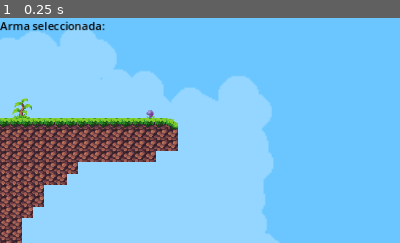
Above: before the commit, frame 1.
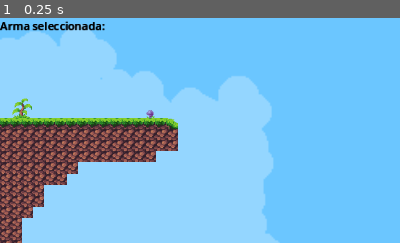
Above: after the commit, the same moment.

Repository: Francisco-Galea/Wild-Ones
Game: Godot game, scene res://Director/GameManager/GameManager.tscn
The game is run twice, just before and just after one commit, with the same random seed, the same clock (stepped at 60 frames per second) and the same inputs. This scene is started directly instead of the project's main scene. Sound files missing from this copy of the repository are replaced by a short silence.
Inputs:
- Up to frame 1 (0.25 s): no input
The pictures show only the part of the screen within x 0-50%, y 0-50%; the shares and areas given below are measured in that part.

The runs differ from the first frame. In frame 1, 0.6% of the frame differs, in the area x 0-27%, y 1-6%.
Error before the commit: Out of bounds get index '0' (on base: 'Array[CharacterBody2D]') (res://Director/GameManager/GameManager.gd:28)
Error after the commit: Out of bounds get index '0' (on base: 'Array[CharacterBody2D]') (res://Director/TurnManager/TurnManager.gd:89)

Commit message:
Separated GameManager and TurnManager

Diff:
--- a/Director/GameManager/GameManager.gd
+++ b/Director/GameManager/GameManager.gd
@@ -5,33 +5,41 @@
 @export var world_scene: PackedScene = preload("res://World/World.tscn")
 @export var drop_manager_scene: PackedScene = preload("res://Director/DropManager/DropManager.tscn")
 @export var game_hud_scene: PackedScene = preload("res://HUD/GameHUD/GameHUD.tscn")
-@onready var turn_timer: Timer = $TurnTimer
-@onready var grace_period_timer: Timer = $GracePeriodTimer
-@onready var turn_transition_timer: Timer = $TurnTransitionTimer
+@export var turn_manager_scene: PackedScene = preload("res://Director/TurnManager/TurnManager.tscn")
+
 var player_count: int
 var players: Array[CharacterBody2D] = []
-var current_player_index: int = 0
 var world_instance: Node
 var spawn_manager: SpawnManager
 var drop_manager: Node2D
 var game_hud: GameHud
+var turn_manager: TurnManager
 
 func _ready():
 	create_world()
 	create_players()
-	initialize_turn_system()
+	setup_turn_manager()
 	setup_drop_manager()
 	setup_game_hud()
 
 func setup_game_hud():
 	game_hud = game_hud_scene.instantiate()
-	var current_player = players[current_player_index]
 	add_child(game_hud)
-	game_hud.update_hud(current_player.name, turn_timer.wait_time, current_player.get_current_weapon())
+	update_hud()
 
 func setup_drop_manager():
 	drop_manager = drop_manager_scene.instantiate()
 	add_child(drop_manager)
+
+func setup_turn_manager():
+	turn_manager = turn_manager_scene.instantiate()
+	add_child(turn_manager)
+	turn_manager.initialize(players)
+	turn_manager.connect("turn_started", _on_turn_started)
+	turn_manager.connect("turn_ended", _on_turn_ended)
+	turn_manager.connect("game_ended", _on_game_ended)
+	for player in players:
+		player.set_turn_manager(turn_manager)
 
 func set_player_count(count: int):
 	player_count = count
@@ -51,81 +59,18 @@
 	add_child(world_instance)
 	spawn_manager = world_instance.get_node("SpawnPoints") as SpawnManager
 
-func initialize_turn_system():
-	start_turn()
+func _process(delta: float):
+	update_hud()
 
-func start_turn():
-	if players.size() <= 1:
-		end_game()
-		return
-	stop_all_timers()
-	while current_player_index < players.size() and players[current_player_index].is_dead:
-		current_player_index = (current_player_index + 1) % players.size()
-	if current_player_index < players.size() and !players[current_player_index].is_dead:
-		print("Iniciando transición antes del turno de " + players[current_player_index].name)
-		turn_transition_timer.start()
-		set_players_turn_controls(false)
-	else:
-		end_turn()
+func update_hud():
+	var current_player = turn_manager.get_current_player()
+	game_hud.update_hud(current_player.name, turn_manager.get_turn_time_remaining(), current_player.get_current_weapon())
 
-func stop_all_timers():
-	if turn_timer.is_stopped() == false:
-		turn_timer.stop()
-	if grace_period_timer.is_stopped() == false:
-		grace_period_timer.stop()
-	if turn_transition_timer.is_stopped() == false:
-		turn_transition_timer.stop()
+func _on_turn_started(player_name: String):
+	print("Turn started for " + player_name)
 
-func set_players_turn_controls(enable: bool):
-	for player in players:
-		player.set_turn(enable and player == players[current_player_index])
+func _on_turn_ended():
+	print("Turn ended")
 
-func end_turn():
-	stop_all_timers()
-	if current_player_index < players.size():
-		players[current_player_index].set_turn(false)
-	current_player_index = (current_player_index + 1) % players.size()
-	turn_transition_timer.start()
-
-func _on_turn_timer_timeout():
-	end_turn()
-
-func _on_grace_period_timer_timeout():
-	if current_player_index < players.size():
-		print("Periodo de gracia finalizado. Turno de " + players[current_player_index].name)
-		turn_timer.start()
-		set_players_turn_controls(true)
-	else:
-		end_turn()
-
-func player_died(dead_player):
-	dead_player.is_dead = true
-	print(dead_player.name + " ha sido eliminado!")
-	players.erase(dead_player)
-
-	if players.size() <= 1:
-		end_game()
-	else:
-		check_next_player()
-
-func end_game():
-	if players.size() == 1:
-		print("¡El juego ha terminado! El ganador es: " + players[0].name)
-
-func check_next_player():
-	while current_player_index < players.size() and players[current_player_index].is_dead:
-		current_player_index = (current_player_index + 1) % players.size()
-	start_turn()
-
-func _process(delta: float):
-	if turn_timer.is_stopped():
-		return
-	var time_remaining = turn_timer.time_left
-	var current_player = players[current_player_index]
-	game_hud.update_hud(current_player.name, time_remaining, current_player.get_current_weapon())
-
-func _on_turn_transition_timer_timeout():
-	print("Periodo de gracia antes del turno de " + players[current_player_index].name)
-	grace_period_timer.start()
-	var current_player = players[current_player_index]
-	game_hud.update_hud(current_player.name, turn_timer.wait_time, current_player.get_current_weapon())
+func _on_game_ended(winner_name: String):
+	print("Game ended. Winner: " + winner_name)
--- a/Director/GameManager/GameManager.tscn
+++ b/Director/GameManager/GameManager.tscn
@@ -4,19 +4,3 @@
 
 [node name="GameManager" type="Node2D"]
 script = ExtResource("1_svk51")
-
-[node name="TurnTimer" type="Timer" parent="."]
-wait_time = 20.0
-one_shot = true
-
-[node name="GracePeriodTimer" type="Timer" parent="."]
-wait_time = 5.0
-one_shot = true
-
-[node name="TurnTransitionTimer" type="Timer" parent="."]
-wait_time = 4.0
-one_shot = true
-
-[connection signal="timeout" from="TurnTimer" to="." method="_on_turn_timer_timeout"]
-[connection signal="timeout" from="GracePeriodTimer" to="." method="_on_grace_period_timer_timeout"]
-[connection signal="timeout" from="TurnTransitionTimer" to="." method="_on_turn_transition_timer_timeout"]
--- /dev/null
+++ b/Director/TurnManager/TurnManager.gd
@@ -0,0 +1,92 @@
+extends Node
+class_name TurnManager
+
+signal turn_started(player_name: String)
+signal turn_ended
+signal game_ended(winner_name: String)
+
+var players: Array[CharacterBody2D] = []
+var current_player_index: int = 0
+
+@onready var turn_timer: Timer = $TurnTimer
+@onready var grace_period_timer: Timer = $GracePeriodTimer
+@onready var turn_transition_timer: Timer = $TurnTransitionTimer
+
+func initialize(player_list: Array[CharacterBody2D]):
+	players = player_list
+	start_turn()
+
+func start_turn():
+	if players.size() <= 1:
+		end_game()
+		return
+	stop_all_timers()
+	while current_player_index < players.size() and players[current_player_index].is_dead:
+		current_player_index = (current_player_index + 1) % players.size()
+	if current_player_index < players.size() and !players[current_player_index].is_dead:
+		print("Iniciando transición antes del turno de " + players[current_player_index].name)
+		turn_transition_timer.start()
+		set_players_turn_controls(false)
+	else:
+		end_turn()
+
+func stop_all_timers():
+	if turn_timer.is_stopped() == false:
+		turn_timer.stop()
+	if grace_period_timer.is_stopped() == false:
+		grace_period_timer.stop()
+	if turn_transition_timer.is_stopped() == false:
+		turn_transition_timer.stop()
+
+func set_players_turn_controls(enable: bool):
+	for player in players:
+		player.set_turn(enable and player == players[current_player_index])
+
+func end_turn():
+	stop_all_timers()
+	if current_player_index < players.size():
+		players[current_player_index].set_turn(false)
+	current_player_index = (current_player_index + 1) % players.size()
+	turn_transition_timer.start()
+
+func player_died(dead_player):
+	dead_player.is_dead = true
+	print(dead_player.name + " ha sido eliminado!")
+	players.erase(dead_player)
+
+	if players.size() <= 1:
+		end_game()
+	else:
+		check_next_player()
+
+func end_game():
+	if players.size() == 1:
+		print("¡El juego ha terminado! El ganador es: " + players[0].name)
+		emit_signal("game_ended", players[0].name)
+
+func check_next_player():
+	while current_player_index < players.size() and players[current_player_index].is_dead:
+		current_player_index = (current_player_index + 1) % players.size()
+	start_turn()
+
+func _on_turn_timer_timeout():
+	end_turn()
+
+func _on_grace_period_timer_timeout():
+	if current_player_index < players.size():
+		print("Periodo de gracia finalizado. Turno de " + players[current_player_index].name)
+		turn_timer.start()
+		set_players_turn_controls(true)
+		emit_signal("turn_started", players[current_player_index].name)
+	else:
+		end_turn()
+
+func _on_turn_transition_timer_timeout():
+	print("Periodo de gracia antes del turno de " + players[current_player_index].name)
+	grace_period_timer.start()
+
+func get_current_player():
+	return players[current_player_index]
+
+func get_turn_time_remaining():
+	return turn_timer.time_left if not turn_timer.is_stopped() else turn_timer.wait_time
--- /dev/null
+++ b/Director/TurnManager/TurnManager.tscn
@@ -0,0 +1,22 @@
+[gd_scene load_steps=2 format=3 uid="uid://fbo8wkpnl20n"]
+
+[ext_resource type="Script" path="res://Director/TurnManager/TurnManager.gd" id="1_uc3bl"]
+
+[node name="TurnManager" type="Node2D"]
+script = ExtResource("1_uc3bl")
+
+[node name="TurnTimer" type="Timer" parent="."]
+wait_time = 20.0
+one_shot = true
+
+[node name="GracePeriodTimer" type="Timer" parent="."]
+wait_time = 5.0
+one_shot = true
+
+[node name="TurnTransitionTimer" type="Timer" parent="."]
+wait_time = 5.0
+one_shot = true
+
+[connection signal="timeout" from="TurnTimer" to="." method="_on_turn_timer_timeout"]
+[connection signal="timeout" from="GracePeriodTimer" to="." method="_on_grace_period_timer_timeout"]
+[connection signal="timeout" from="TurnTransitionTimer" to="." method="_on_turn_transition_timer_timeout"]
--- a/Menu/Menu/Menu.gd
+++ b/Menu/Menu/Menu.gd
@@ -14,8 +14,8 @@
 
 func _on_button_next_pressed():
 	var player_count = int(player_count_lineedit.text)
-	if player_count < 2 or player_count > 5:
-		print("El número de jugadores debe ser entre 2 y 5")
+	if player_count < 2 or player_count > 4:
+		print("El número de jugadores debe ser entre 2 y 4")
 		return
 	start_game(player_count)
 	queue_free()
--- a/Player/Player.gd
+++ b/Player/Player.gd
@@ -4,7 +4,7 @@
 @onready var projectile_spawn_point: Marker2D = $Pivot/projectile_spawn_point
 @onready var deathSound = $DeathSound
 @onready var player_name_label: Label = $PlayerName
-
+var turn_manager: TurnManager  # Add this line
 var player_name: String
 var velocidad: int = 200
 var gravity: float
@@ -59,7 +59,8 @@
 	if Input.is_action_just_pressed("shoot") and not has_shot:
 		shoot_projectile()
 		has_shot = true
-		get_parent().end_turn()
+		if turn_manager:  # Add this check
+			turn_manager.end_turn()  # Call end_turn() on TurnManager instead
 
 func handle_weapon_switch():
 	if Input.is_action_just_pressed("switch_weapon_next"):
@@ -98,3 +99,6 @@
 
 func get_current_weapon() -> WeaponStrategy:
 	return current_weapon
+
+func set_turn_manager(manager: TurnManager):
+	turn_manager = manager
--- a/Player/Player.tscn
+++ b/Player/Player.tscn
@@ -7,7 +7,7 @@
 
 [sub_resource type="CapsuleShape2D" id="CapsuleShape2D_u3t4n"]
 radius = 7.0
-height = 16.0
+height = 48.0
 
 [sub_resource type="CapsuleShape2D" id="CapsuleShape2D_rh505"]
 radius = 8.0
@@ -15,6 +15,7 @@
 
 [node name="Player" type="CharacterBody2D"]
 script = ExtResource("1_mffje")
+metadata/_edit_lock_ = true
 metadata/_edit_group_ = true
 
 [node name="PlayerName" type="Label" parent="."]
@@ -35,7 +36,7 @@
 metadata/_edit_lock_ = true
 
 [node name="CollisionShape2D" type="CollisionShape2D" parent="."]
-position = Vector2(-1, 11)
+position = Vector2(-1, -5)
 shape = SubResource("CapsuleShape2D_u3t4n")
 metadata/_edit_lock_ = true
 
